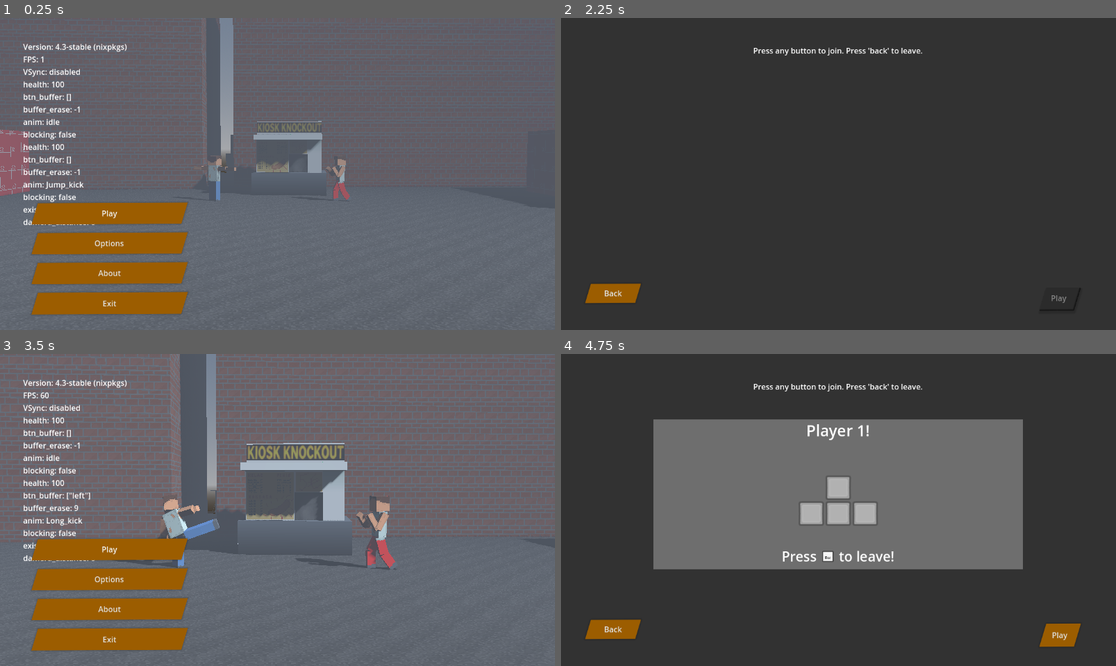
Above: before the commit, frames 1-4 (two rows, left to right).
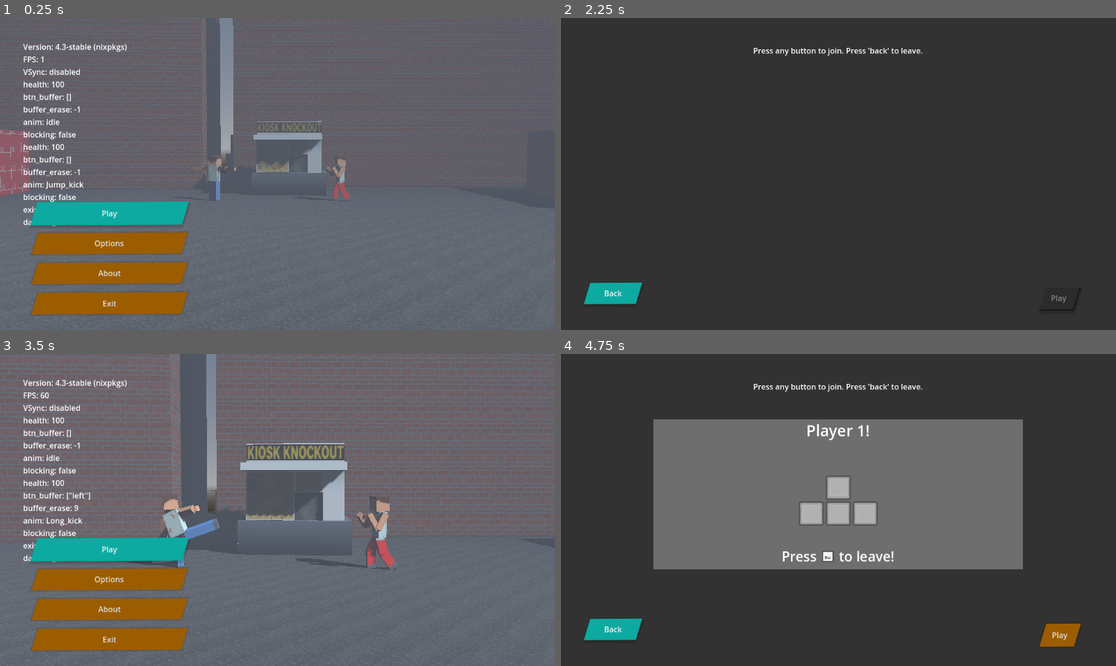
Above: after the commit, the same moments.

Repository: miklaskarjalainen/KioskKnockout
Game: Godot game, scene res://src/scenes/TitleScreen.tscn
Same seed, same stepped clock (60 frames per second), same inputs: the game is played once before the commit and once after it.
Inputs (mouse positions are in pixels of both pictures, inside the frame that each line leads up to):
- Up to frame 1 (0.25 s): no input
- Up to frame 2 (2.25 s): click "Options" at 0.5 s; click "X" at 1.25 s; click "Play" at 2 s
- Up to frame 3 (3.5 s): click "Back" at 2.75 s
- Up to frame 4 (4.75 s): click "Play" at 3.5 s; move the mouse to (960, 494) at 4.27 s; hold Up (ui_up) from 4.28 s (still down); click (960, 494) at 4.42 s

The runs differ from the first frame. In frame 1, 2.0% of the frame differs, in the area x 5-35%, y 58-67%; in frame 2, 0.6%; in frame 3, 2.1%, in the area x 5-35%, y 58-68%; in frame 4, 0.6%.

Commit message:
make UIs navigable via a controller

Diff:
--- a/assets/MainTheme.tres
+++ b/assets/MainTheme.tres
@@ -12,8 +12,6 @@
 shadow_size = 4
 shadow_offset = Vector2(1, 4)
 
-[sub_resource type="StyleBoxEmpty" id="StyleBoxEmpty_2pitc"]
-
 [sub_resource type="StyleBoxFlat" id="StyleBoxFlat_yvc6b"]
 bg_color = Color(0.0474567, 0.664435, 0.630518, 1)
 skew = Vector2(0.3, 0.005)
@@ -25,6 +23,8 @@
 shadow_color = Color(0, 0, 0, 0.156863)
 shadow_size = 4
 shadow_offset = Vector2(1, 4)
+
+[sub_resource type="StyleBoxEmpty" id="StyleBoxEmpty_egmps"]
 
 [sub_resource type="StyleBoxFlat" id="StyleBoxFlat_wkavr"]
 bg_color = Color(0.325333, 0.61, 0, 1)
@@ -97,8 +97,8 @@
 
 [resource]
 Button/styles/disabled = SubResource("StyleBoxFlat_e7o7r")
-Button/styles/focus = SubResource("StyleBoxEmpty_2pitc")
-Button/styles/hover = SubResource("StyleBoxFlat_yvc6b")
+Button/styles/focus = SubResource("StyleBoxFlat_yvc6b")
+Button/styles/hover = SubResource("StyleBoxEmpty_egmps")
 Button/styles/hover_pressed = SubResource("StyleBoxFlat_wkavr")
 Button/styles/normal = SubResource("StyleBoxFlat_71i7p")
 Button/styles/pressed = SubResource("StyleBoxFlat_wkavr")
--- a/project.godot
+++ b/project.godot
@@ -34,6 +34,42 @@
 
 [input]
 
+ui_accept={
+"deadzone": 0.5,
+"events": [Object(InputEventKey,"resource_local_to_scene":false,"resource_name":"","device":0,"window_id":0,"alt_pressed":false,"shift_pressed":false,"ctrl_pressed":false,"meta_pressed":false,"pressed":false,"keycode":4194309,"physical_keycode":0,"key_label":0,"unicode":0,"location":0,"echo":false,"script":null)
+, Object(InputEventKey,"resource_local_to_scene":false,"resource_name":"","device":0,"window_id":0,"alt_pressed":false,"shift_pressed":false,"ctrl_pressed":false,"meta_pressed":false,"pressed":false,"keycode":4194310,"physical_keycode":0,"key_label":0,"unicode":0,"location":0,"echo":false,"script":null)
+, Object(InputEventKey,"resource_local_to_scene":false,"resource_name":"","device":0,"window_id":0,"alt_pressed":false,"shift_pressed":false,"ctrl_pressed":false,"meta_pressed":false,"pressed":false,"keycode":32,"physical_keycode":0,"key_label":0,"unicode":32,"location":0,"echo":false,"script":null)
+, Object(InputEventJoypadButton,"resource_local_to_scene":false,"resource_name":"","device":-1,"button_index":0,"pressure":0.0,"pressed":true,"script":null)
+]
+}
+ui_left={
+"deadzone": 0.5,
+"events": [Object(InputEventKey,"resource_local_to_scene":false,"resource_name":"","device":0,"window_id":0,"alt_pressed":false,"shift_pressed":false,"ctrl_pressed":false,"meta_pressed":false,"pressed":false,"keycode":4194319,"physical_keycode":0,"key_label":0,"unicode":0,"location":0,"echo":false,"script":null)
+, Object(InputEventJoypadButton,"resource_local_to_scene":false,"resource_name":"","device":-1,"button_index":13,"pressure":0.0,"pressed":false,"script":null)
+, Object(InputEventJoypadMotion,"resource_local_to_scene":false,"resource_name":"","device":-1,"axis":0,"axis_value":-1.0,"script":null)
+]
+}
+ui_right={
+"deadzone": 0.5,
+"events": [Object(InputEventKey,"resource_local_to_scene":false,"resource_name":"","device":0,"window_id":0,"alt_pressed":false,"shift_pressed":false,"ctrl_pressed":false,"meta_pressed":false,"pressed":false,"keycode":4194321,"physical_keycode":0,"key_label":0,"unicode":0,"location":0,"echo":false,"script":null)
+, Object(InputEventJoypadButton,"resource_local_to_scene":false,"resource_name":"","device":-1,"button_index":14,"pressure":0.0,"pressed":false,"script":null)
+, Object(InputEventJoypadMotion,"resource_local_to_scene":false,"resource_name":"","device":-1,"axis":0,"axis_value":1.0,"script":null)
+]
+}
+ui_up={
+"deadzone": 0.5,
+"events": [Object(InputEventKey,"resource_local_to_scene":false,"resource_name":"","device":0,"window_id":0,"alt_pressed":false,"shift_pressed":false,"ctrl_pressed":false,"meta_pressed":false,"pressed":false,"keycode":4194320,"physical_keycode":0,"key_label":0,"unicode":0,"location":0,"echo":false,"script":null)
+, Object(InputEventJoypadButton,"resource_local_to_scene":false,"resource_name":"","device":-1,"button_index":11,"pressure":0.0,"pressed":false,"script":null)
+, Object(InputEventJoypadMotion,"resource_local_to_scene":false,"resource_name":"","device":-1,"axis":1,"axis_value":-1.0,"script":null)
+]
+}
+ui_down={
+"deadzone": 0.5,
+"events": [Object(InputEventKey,"resource_local_to_scene":false,"resource_name":"","device":0,"window_id":0,"alt_pressed":false,"shift_pressed":false,"ctrl_pressed":false,"meta_pressed":false,"pressed":false,"keycode":4194322,"physical_keycode":0,"key_label":0,"unicode":0,"location":0,"echo":false,"script":null)
+, Object(InputEventJoypadButton,"resource_local_to_scene":false,"resource_name":"","device":-1,"button_index":12,"pressure":0.0,"pressed":false,"script":null)
+, Object(InputEventJoypadMotion,"resource_local_to_scene":false,"resource_name":"","device":-1,"axis":1,"axis_value":1.0,"script":null)
+]
+}
 kb_pause={
 "deadzone": 0.5,
 "events": [Object(InputEventKey,"resource_local_to_scene":false,"resource_name":"","device":-1,"window_id":0,"alt_press …(195 unchanged characters)…
--- a/src/scenes/OptionsMenu.gd
+++ b/src/scenes/OptionsMenu.gd
@@ -11,6 +11,7 @@
 
 
 func _ready() -> void:
+	$MarginContainer/VBoxContainer/MarginContainer/HBoxContainer/CloseButton.grab_focus()
 	$MarginContainer/VBoxContainer/MarginContainer2/TabContainer/Audio/Master/Slider.value = AudioManager.master_volume * 100
 	$MarginContainer/VBoxContainer/MarginContainer2/TabContainer/Audio/Music/Slider.value = AudioManager.music_volume * 100
 	$MarginContainer/VBoxContainer/MarginContainer2/TabContainer/Audio/SFX/Slider.value = AudioManager.sfx_volume * 100
--- a/src/scenes/SelectionScreen.gd
+++ b/src/scenes/SelectionScreen.gd
@@ -8,6 +8,7 @@
 var _players: Array[String] = []
 
 func _ready():
+	$back.grab_focus()
 	_update_play_button()
 	Input.joy_connection_changed.connect(func (device: int, connected: bool):
 		if connected:
--- a/src/scenes/TitleScreen.gd
+++ b/src/scenes/TitleScreen.gd
@@ -3,7 +3,7 @@
 @onready var buttons_h_box: Container = Global.find_node_or_null(self, "ButtonContainer")
 
 func _ready() -> void:
-	Global.set_focus(buttons_h_box, 0)
+	$MarginContainer/VBoxContainer/ButtonContainer/PlayButton.grab_focus()
 	Global._main_scene_tree = get_tree()
 
 func _on_play_button_pressed() -> void:
--- a/src/singletons/Global.gd
+++ b/src/singletons/Global.gd
@@ -22,13 +22,6 @@
 			DisplayServer.window_set_mode(DisplayServer.WINDOW_MODE_WINDOWED)
 		else:
 			DisplayServer.window_set_mode(DisplayServer.WINDOW_MODE_FULLSCREEN)
-
-## Grab focus of a nth child of a node
-func set_focus(parent: Node, index: int) -> void:
-	if parent:
-		var child = parent.get_child(index);
-		if child:
-			child.grab_focus()
 
 ## Recursively finds node with the given name, from a parent node.
 func find_node_or_null(parent: Node, target: String) -> Node:
--- a/src/singletons/Gui.gd
+++ b/src/singletons/Gui.gd
@@ -33,7 +33,7 @@
 		elif Global.players_controller_prefix.has(Global.INPUT_PREFIXES[device + 1]):
 			get_tree().paused = true
 			pause_screen.show()
-			Global.set_focus(pause_screen.get_child(0), 1)
+			$PauseScreen/VBoxContainer/ContinueBtn.grab_focus()
 	)
 
 func _input(event: InputEvent) -> void:
@@ -43,7 +43,7 @@
 			get_tree().paused = !get_tree().paused
 			if get_tree().paused:
 				pause_screen.show()
-				Global.set_focus(pause_screen.get_child(0), 1)
+				$PauseScreen/VBoxContainer/ContinueBtn.grab_focus()
 			else:
 				pause_screen.hide()
 
@@ -73,6 +73,7 @@
 	get_tree().paused = true
 	timer_label.hide()
 	victory_screen.show()
+	$VictoryScreen/RestartBtn.grab_focus()
 
 func start_timer() -> void:
 	if not Global.in_game:
